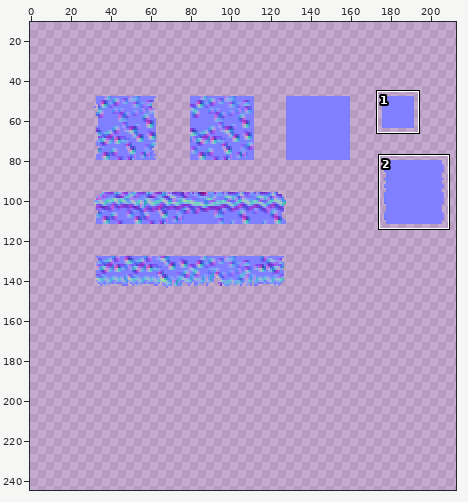
Edited in one commit: sprite sheet (game/assets/tilesets/elements-demo_normals.png). Above, an overview of the earlier version with the close-up marked.
Close-up. Before:
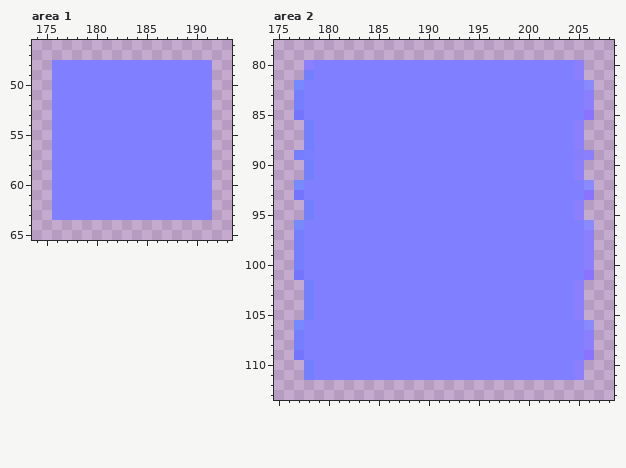
The file is 256x256 pixels. Colours within 5 levels of each other are drawn and written as one. Shown: area 1: x 174..193, y 46..65; area 2: x 175..208, y 78..113. The wide view leaves out empty margins. The commit also changed other parts of the picture, which this record leaves out.
The result:
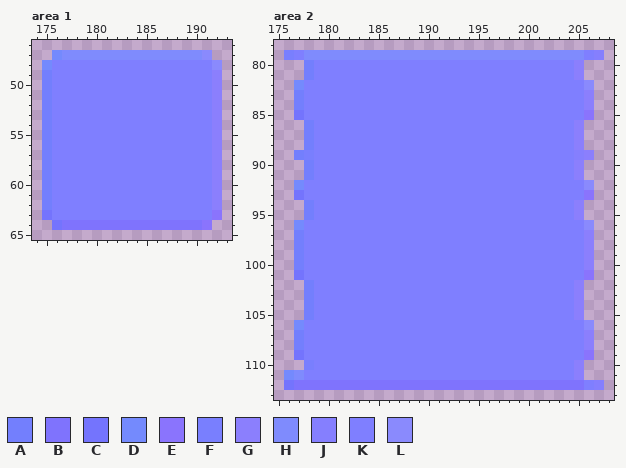
Palette (. is transparent): A #737ffd  B #7f73fd  C #7474fd  D #748afd  E #8a74fd  F #797ffe  G #8b7ffd  H #7f8bfd  J #857ffe  K #7f7fff  L #8a8afd
Changes in this commit:
--- area 1
@@ x 174..193 @@
 46 ....................
-47 ....................
-48 ..KKKKKKKKKKKKKKKK..
-49 ..KKKKKKKKKKKKKKKK..
-50 ..KKKKKKKKKKKKKKKK..
-51 ..KKKKKKKKKKKKKKKK..
-52 ..KKKKKKKKKKKKKKKK..
-53 ..KKKKKKKKKKKKKKKK..
-54 ..KKKKKKKKKKKKKKKK..
-55 ..KKKKKKKKKKKKKKKK..
-56 ..KKKKKKKKKKKKKKKK..
-57 ..KKKKKKKKKKKKKKKK..
-58 ..KKKKKKKKKKKKKKKK..
-59 ..KKKKKKKKKKKKKKKK..
-60 ..KKKKKKKKKKKKKKKK..
-61 ..KKKKKKKKKKKKKKKK..
-62 ..KKKKKKKKKKKKKKKK..
-63 ..KKKKKKKKKKKKKKKK..
-64 ....................
+47 ..DHHHHHHHHHHHHHHL..
+48 .DKKKKKKKKKKKKKKKKL.
+49 .AKKKKKKKKKKKKKKKKG.
+50 .AKKKKKKKKKKKKKKKKG.
+51 .AKKKKKKKKKKKKKKKKG.
+52 .AKKKKKKKKKKKKKKKKG.
+53 .AKKKKKKKKKKKKKKKKG.
+54 .AKKKKKKKKKKKKKKKKG.
+55 .AKKKKKKKKKKKKKKKKG.
+56 .AKKKKKKKKKKKKKKKKG.
+57 .AKKKKKKKKKKKKKKKKG.
+58 .AKKKKKKKKKKKKKKKKG.
+59 .AKKKKKKKKKKKKKKKKG.
+60 .AKKKKKKKKKKKKKKKKG.
+61 .AKKKKKKKKKKKKKKKKG.
+62 .AKKKKKKKKKKKKKKKKG.
+63 .CKKKKKKKKKKKKKKKKE.
+64 ..CBBBBBBBBBBBBBBE..
 65 ....................
--- area 2
@@ x 175..208 @@
  78 ..................................
- 79 ..................................
- 80 ...GKKKKKKKKKKKKKKKKKKKKKKKKKKG...
+ 79 .FKHHHHHHHHHHHHHHHHHHHHHHHHHHHHKJ.
+ 80 ...AKKKKKKKKKKKKKKKKKKKKKKKKKKG...
  81 ...AKKKKKKKKKKKKKKKKKKKKKKKKKKG...
@@ x 175..208 @@
 109 ..CKKKKKKKKKKKKKKKKKKKKKKKKKKKKE..
-110 ...AKKKKKKKKKKKKKKKKKKKKKKKKKKG...
-111 ...AKKKKKKKKKKKKKKKKKKKKKKKKKKG...
-112 ..................................
+110 ...FKKKKKKKKKKKKKKKKKKKKKKKKKKG...
+111 .DHKKKKKKKKKKKKKKKKKKKKKKKKKKKG...
+112 .CBBBBBBBBBBBBBBBBBBBBBBBBBBBBBKJ.
 113 ..................................
Where, in picture pixels (left, top, right, bottom), the same in both close-ups:
added: (42, 50, 222, 230)
changed: (284, 50, 604, 70)
changed: (284, 360, 604, 390)
